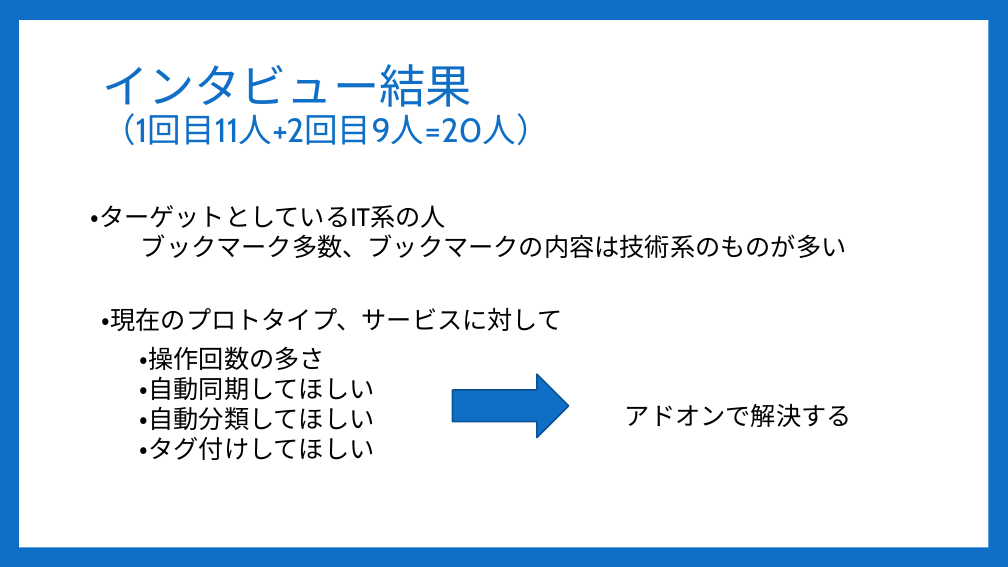
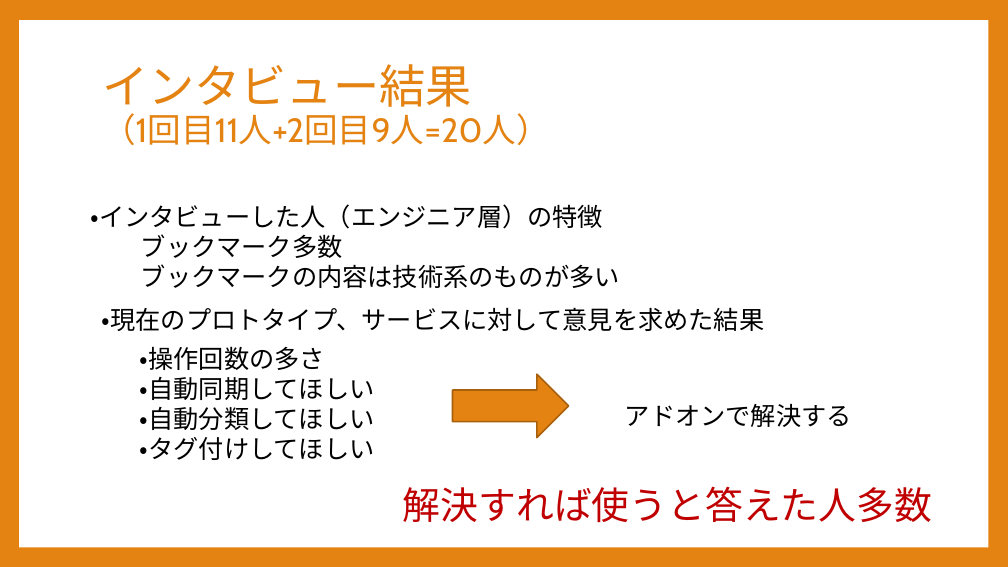
Before and after one commit to Sorarinu/ProjectP2016_F, a slide deck: slide 15 of production-idea/第2回中間発表改定２.pptx (slide 13 before the commit). Drawn at 1008x567 pixels with LibreOffice and Linux fonts; fonts in the diff are those of the drawing. Boxes give left, top, right and bottom in pixels: in the first picture for what was removed or moved away, otherwise in the second. Text is boxed around its words. In the diff, an @@ line names an element or a change of style, - is before the commit and + after.

```diff
--- a/production-idea/第2回中間発表改定２.pptx
+++ b/production-idea/第2回中間発表改定２.pptx
@@ background #0F6FC6 to #E48312 @@
@@ title "インタビュー結果 （1回目11人+2回目9人=20人）" at (102, 64, 550, 145): text colour #0F6FC6 to #E48312 @@
@@ text at (91, 204, 620, 288): text changed @@
-・ターゲットとしているIT系の人
-ブックマーク多数、ブックマークの内容は技術系のものが多い
+・インタビューした人（エンジニア層）の特徴
+ブックマーク多数
+ブックマークの内容は技術系のものが多い
@@ text at (102, 307, 764, 331): text changed @@
-・現在のプロトタイプ、サービスに対して
+・現在のプロトタイプ、サービスに対して意見を求めた結果
@@ right arrow at (453, 374, 569, 438): fill #0F6FC6 to #E48312; outline #0B5292 1.5 pt to #A9610D 1.5 pt @@
@@ text added at (403, 486, 932, 523), 36 pt, text #C00000 @@
+解決すれば使うと答えた人多数
```
Also in this commit, not shown: 12 other slides changed, 2 slides added.
